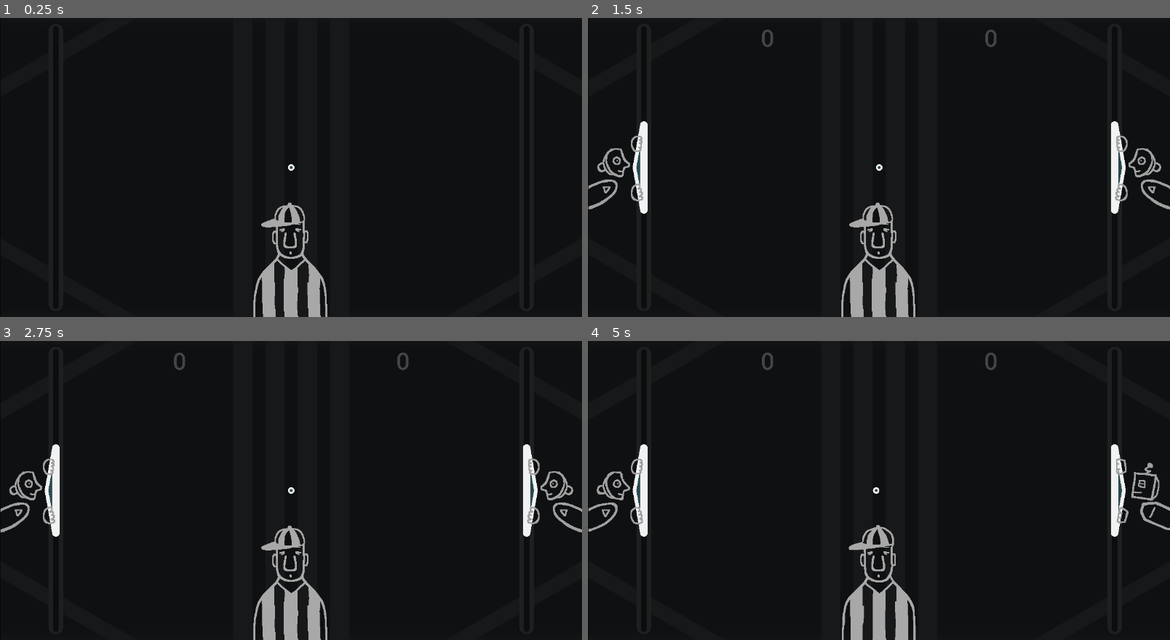
Above: before the commit, frames 1-4 (two rows, left to right).
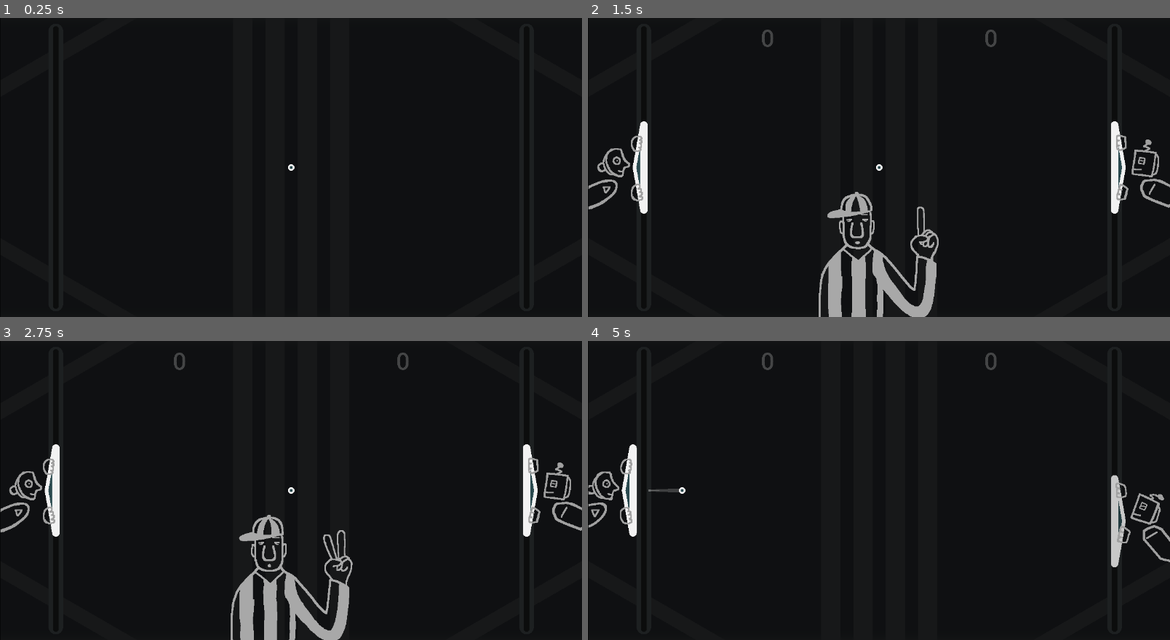
Above: after the commit, the same moments.

Repository: pixerhp/Pixers-Pong
Game: Godot game, scene res://scenes/topscenes/gameplay_topscene.tscn
Same seed, same stepped clock (60 frames per second), same inputs: the game is played once before the commit and once after it.
Inputs (mouse positions are in pixels of both pictures, inside the frame that each line leads up to):
- Up to frame 1 (0.25 s): no input
- Up to frame 2 (1.5 s): move the mouse to (1007, 152) at 0.52 s; hold D (plr1_bump_right) 0.53-1.28 s; tap Shift (plr1_slow) at 0.6 s; click (1007, 152) at 0.67 s; tap Keypad 0 (plr2_slow) at 0.8, 1.35 s; move the mouse to (762, 182) at 1.27 s; hold S (plr1_down) from 1.28 s (still down)
- Up to frame 3 (2.75 s): tap Shift (plr1_slow) at 1.55, 2.1 s; move the mouse to (349, 424) at 2.02 s; release S (plr1_down) at 2.03 s; hold D (plr1_bump_right) from 2.03 s (still down); tap Keypad 0 (plr2_slow) at 2.3 s
- Up to frame 4 (5 s): move the mouse to (849, 550) at 2.77 s; release D (plr1_bump_right) at 2.78 s; hold W (plr1_up) 2.78-3.53 s; tap Keypad 0 (plr2_slow) at 2.85, 3.8 s; click (849, 550) at 2.92 s; tap Shift (plr1_slow) at 3.05, 4.35 s; move the mouse to (1053, 535) at 3.52 s; hold A (plr1_bump_left) from 3.53 s (still down); tap T (test) at 3.6 s; move the mouse to (704, 445) at 4.27 s

The runs differ from the first frame. In frame 1, 1.8% of the frame differs, in the area x 43-57%, y 61-100%; in frame 2, 3.7%; in frame 3, 3.7%; in frame 4, 5.0%, in the area x 0-100%, y 34-100%.

Commit message:
First serve progress

Diff:
--- a/scenes/topscenes/gameplay_topscene.tscn
+++ b/scenes/topscenes/gameplay_topscene.tscn
@@ -322,7 +322,7 @@
 
 [node name="Referee" type="AnimatedSprite2D" parent="CenteringParent/ClippingParent" unique_id=1568092764]
 unique_name_in_owner = true
-position = Vector2(630, 526)
+position = Vector2(630, 792)
 sprite_frames = SubResource("SpriteFrames_81lo5")
 animation = &"idle"
 autoplay = "idle"
--- a/scripts/gameplay_script.gd
+++ b/scripts/gameplay_script.gd
@@ -49,6 +49,10 @@
 
 	%LeftPaddle.position = Vector2(120, Globals.GAME_SIZE.y / 2.0)
 	%RightPaddle.position = Vector2(Globals.GAME_SIZE.x - 120, Globals.GAME_SIZE.y / 2.0)
+	%LeftPaddle/%AnimChar.animation = ("plr_" if (Globals.plr1_cpu_mode == Globals.CPU_MODES.OFF) else "bot_") + "idle"
+	%RightPaddle/%AnimChar.animation = ("plr_" if (Globals.plr2_cpu_mode == Globals.CPU_MODES.OFF) else "bot_") + "idle"
+
+	%Referee.position = Vector2(Globals.GAME_SIZE.x/2.0, Globals.GAME_SIZE.y + 144.0)
 
 	PAD_Y_TOPLIMIT = %LeftPaddle/%FrontBar.mesh.height / 2.0
 	PAD_Y_BOTTOMLIMIT = Globals.GAME_SIZE.y - (%LeftPaddle/%FrontBar.mesh.height / 2.0)
@@ -66,22 +70,40 @@
 	else: %RightScoreStreak/%StreakContainer/%StreakLabel.text = STREAK_PREFIX + str(Globals.plr2_streak)
 
 var first_serve_start_time: int = Time.get_ticks_msec()
-const FIRST_SERVE_TOTAL_DURATION: int = 5000
+var first_serve_still_needs_to_conclude: bool = true
+const FIRST_SERVE_TOTAL_DURATION: int = 4000
 func do_first_serve_animation():
+	first_serve_still_needs_to_conclude = true
 	const FS_PADS_SLIDE_S: float = 0.0
 	const FS_PADS_SLIDE_E: float = 0.15
-	const FS_INTRODUCE_SCORES_S: float = 0.1
+	const FS_INTRODUCE_SCORES_S: float = 0.075
 	const FS_INTRODUCE_SCORES_E: float = 0.2
+	const FS_REF_APPROACH_S: float = 0.1
+	const FS_REF_APPROACH_E: float = 0.2
+	const FS_REF_COUNT_S: float = 0.3
+	const FS_REF_COUNT_E: float = 0.9
+
 	var total_prog: float = float(Time.get_ticks_msec() - first_serve_start_time) / float(FIRST_SERVE_TOTAL_DURATION)
 	var sect_prog: float = 0.0
 
 	sect_prog = get_sect_prog(total_prog, FS_PADS_SLIDE_S, FS_PADS_SLIDE_E)
 	%LeftPaddle.position.x = (-120.0 if (sect_prog < 0.0) else (120.0 if (sect_prog > 1.0) else (-120.0 + (240.0 * sect_prog))))
 	%RightPaddle.position.x = Globals.GAME_SIZE.x - %LeftPaddle.position.x
-
 	sect_prog = get_sect_prog(total_prog, FS_INTRODUCE_SCORES_S, FS_INTRODUCE_SCORES_E)
 	%LeftScoreStreak.position.y = (-70.0 if (sect_prog < 0.0) else (70.0 if (sect_prog > 1.0) else (-70.0 + (140.0 * ease_out_back(sect_prog, 1.1)))))
 	%RightScoreStreak.position.y = %LeftScoreStreak.position.y
+	sect_prog = get_sect_prog(total_prog, FS_REF_APPROACH_S, FS_REF_APPROACH_E)
+	%Referee.position.y = (
+		(Globals.GAME_SIZE.y + (144.0 if (sect_prog < 0.0) else (-144.0 if (sect_prog > 1.0) else (144.0 - (288.0 * sect_prog)))))
+		if (total_prog < FS_REF_COUNT_S) else
+		((Globals.GAME_SIZE.y-144.0) if (total_prog < FS_REF_COUNT_E) else
+		((Globals.GAME_SIZE.y - 144.0) + (288.0 * get_sect_prog(total_prog, FS_REF_COUNT_E, 1.0))))
+	)
+	if total_prog < FS_REF_COUNT_S: %Referee.play("idle")
+	elif total_prog < (FS_REF_COUNT_S + ((FS_REF_COUNT_E - FS_REF_COUNT_S) / 3.0)): %Referee.play("count_1")
+	elif total_prog < (FS_REF_COUNT_S + ((FS_REF_COUNT_E - FS_REF_COUNT_S) / 1.5)): %Referee.play("count_2")
+	elif total_prog < FS_REF_COUNT_E: %Referee.play("count_3")
+	else: %Referee.play("idle")
 
 func is_sect_prog_in_range(sect_progress: float) -> bool:
 	return ((0.0 < sect_progress) and (sect_progress < 1.0))
@@ -118,19 +140,25 @@
 		return
 	elif (Time.get_ticks_msec() - first_serve_start_time) < FIRST_SERVE_TOTAL_DURATION:
 		do_first_serve_animation()
+		if (float(Time.get_ticks_msec() - first_serve_start_time) / float(FIRST_SERVE_TOTAL_DURATION)) < 0.9:
+			return
 	else:
-		handle_paddle_cpu(false, Globals.plr1_cpu_mode)
-		handle_paddle_cpu(true, Globals.plr2_cpu_mode)
-		if Globals.plr1_force_slow: set_input("plr1_slow", true)
-		if Globals.plr2_force_slow: set_input("plr2_slow", true)
-		handle_paddle_controls(false, delta)
-		handle_paddle_controls(true, delta)
-		handle_ball_collision_movement(delta)
-		update_ball_trail()
-		handle_paddle_sidebump_animation(false)
-		handle_paddle_sidebump_animation(true)
-		handle_paddle_knockback_anim(false)
-		handle_paddle_knockback_anim(true)
+		if first_serve_still_needs_to_conclude:
+			print("hi")
+			reset_gameobject_positions()
+			first_serve_still_needs_to_conclude = false
+	handle_paddle_cpu(false, Globals.plr1_cpu_mode)
+	handle_paddle_cpu(true, Globals.plr2_cpu_mode)
+	if Globals.plr1_force_slow: set_input("plr1_slow", true)
+	if Globals.plr2_force_slow: set_input("plr2_slow", true)
+	handle_paddle_controls(false, delta)
+	handle_paddle_controls(true, delta)
+	handle_ball_collision_movement(delta)
+	update_ball_trail()
+	handle_paddle_sidebump_animation(false)
+	handle_paddle_sidebump_animation(true)
+	handle_paddle_knockback_anim(false)
+	handle_paddle_knockback_anim(true)
 
 var is_game_paused: bool = false
 var paused_start_time: int = 0
